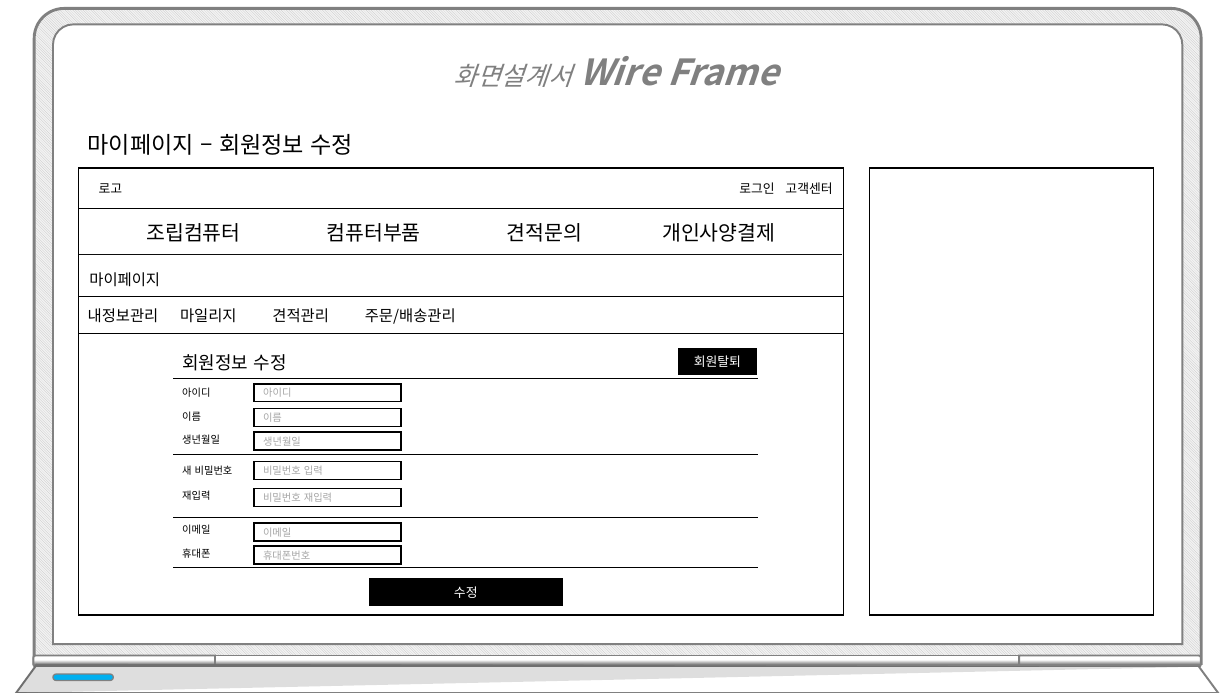
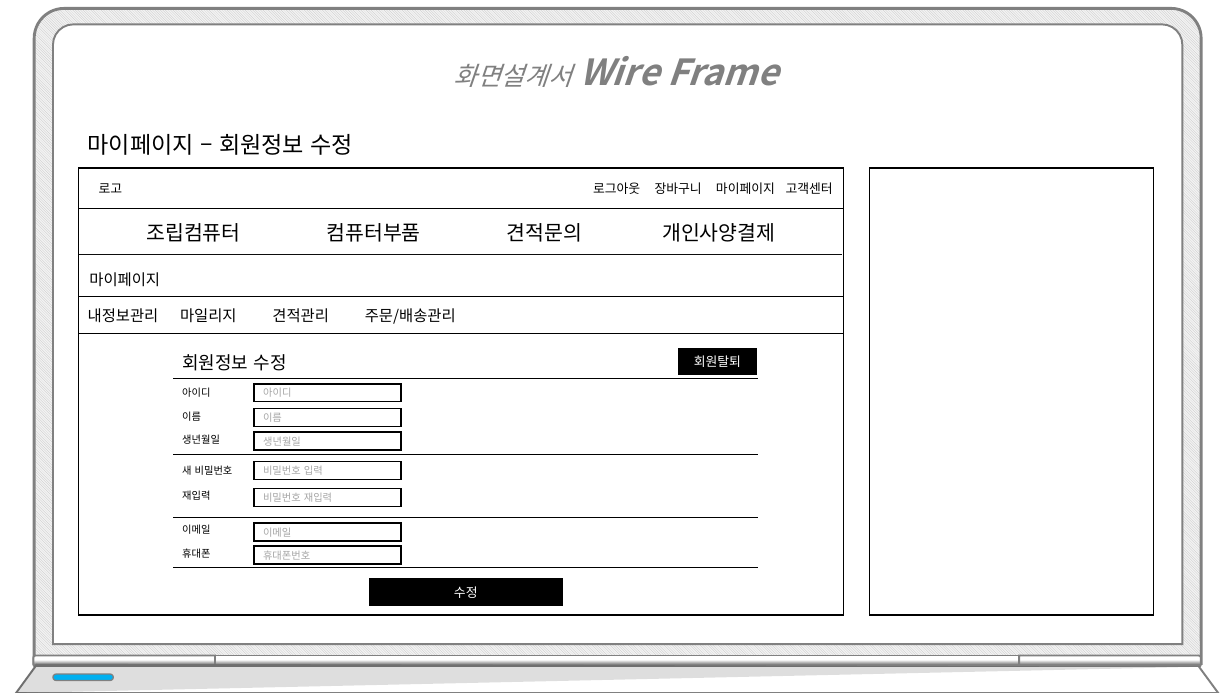
Before and after one commit to hhsw07/ezen-academy-projects, a slide deck: slide 37 of WebContent/발표/프로젝트5.pptx (slide 31 before the commit). Drawn at 1232x693 pixels with LibreOffice and Linux fonts; fonts in the diff are those of the drawing. Boxes give left, top, right and bottom in pixels: in the first picture for what was removed or moved away, otherwise in the second. Text is boxed around its words. In the diff, an @@ line names an element or a change of style, - is before the commit and + after.

```diff
--- a/WebContent/발표/프로젝트5.pptx
+++ b/WebContent/발표/프로젝트5.pptx
@@ text at <box>593,182,833,194</box>: text changed @@
-로그인 고객센터
+로그아웃 장바구니 마이페이지 고객센터
```
Also in this commit, not shown: 13 other slides changed, 6 slides added.
